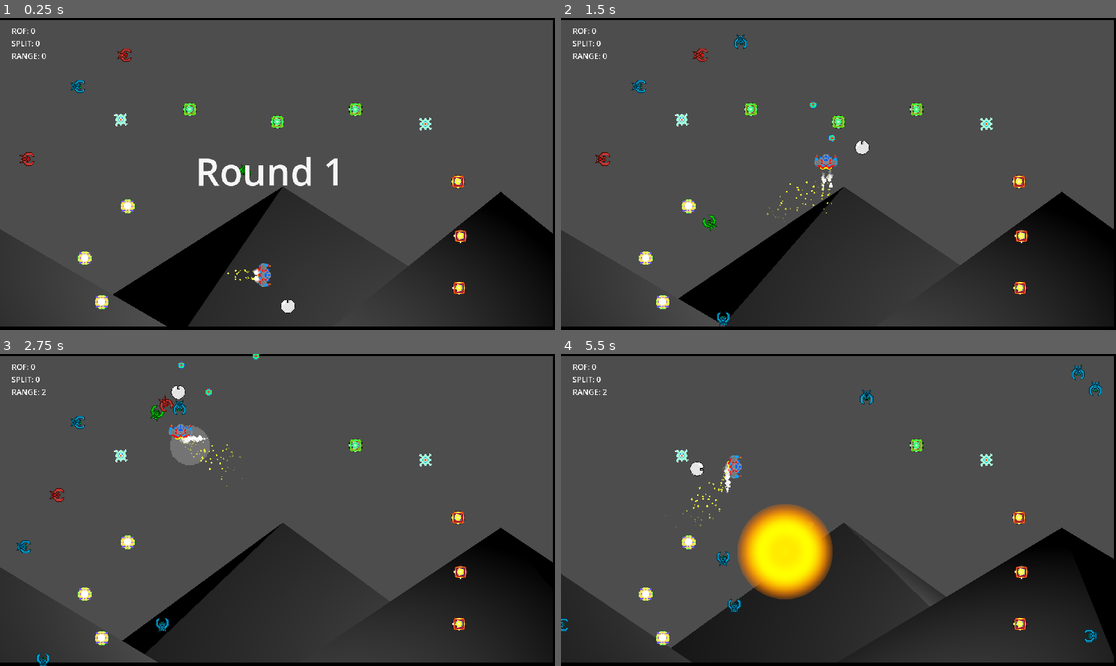
Above: before the commit, frames 1-4 (two rows, left to right).
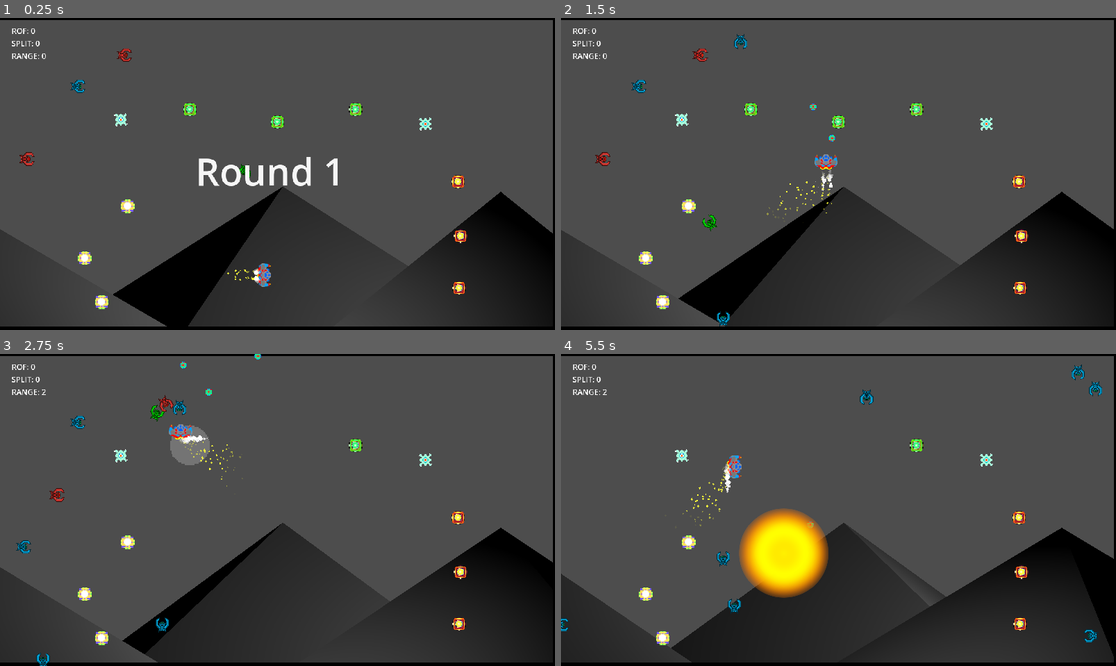
Above: after the commit, the same moments.

Repository: gamkedo-la/AttackStackCharlie
Game: Godot game, scene res://UI/MainMenu/main_menu.tscn
Two runs of this game, one before a commit and one after it. Both use one fixed random seed, a clock stepped at 60 frames per second and the inputs below. Sound files missing from this copy of the repository are replaced by a short silence.
Inputs:
- Up to frame 1 (0.25 s): no input
- Up to frame 2 (1.5 s): hold Space (shoot) 0.53-1.28 s; hold W (move up) from 0.53 s (still down); tap Space (shoot) at 1.35 s
- Up to frame 3 (2.75 s): release W (move up) at 2.03 s; hold A (move left) from 2.03 s (still down); hold Space (shoot) from 2.03 s (still down)
- Up to frame 4 (5.5 s): release Space (shoot) at 2.78 s; tap Space (shoot) at 2.85, 4.35 s; release A (move left) at 3.53 s; hold S (move down) 3.53-4.28 s; hold Space (shoot) 3.53-4.28 s; hold D (move right) 4.28-5.03 s; hold W (move up) from 5.03 s (still down); hold Space (shoot) from 5.03 s (still down)

The runs differ from the first frame. In frame 1, less than 0.1% of the frame differs, in the area x 50-54%, y 90-95%; in frame 2, 0.1%; in frame 3, 0.1%; in frame 4, 1.8%, in the area x 23-49%, y 34-79%.

Commit message:
Migrating common level nodes into a central reusable base WIP

Diff:
--- a/Enemies/EvilCircler.gd
+++ b/Enemies/EvilCircler.gd
@@ -8,7 +8,7 @@
 var targetPos = Vector2()
 
 func _ready():
-	var player_node = get_tree().current_scene.get_node("Player")
+	var player_node = get_tree().current_scene.get_node("EveryLevelReusedStuff/Player")
 	player_node.connect("player_moved", Callable(self, "_on_player_moved"))
 
 func _on_player_moved(new_position):
--- a/Enemies/EvilRusher.gd
+++ b/Enemies/EvilRusher.gd
@@ -8,7 +8,7 @@
 var lastMovingVec = Vector2.RIGHT
 
 func _ready():
-	var player_node = get_tree().current_scene.get_node("Player")
+	var player_node = get_tree().current_scene.get_node("EveryLevelReusedStuff/Player")
 	player_node.connect("player_moved", Callable(self, "_on_player_moved"))
 
 func _on_player_moved(new_position):
--- /dev/null
+++ b/Levels/EveryLevelReusedStuff.tscn
@@ -0,0 +1,101 @@
+[gd_scene load_steps=17 format=3 uid="uid://8kolafukcuow"]
+
+[ext_resource type="PackedScene" uid="uid://cmeqeaa4jto17" path="res://Feedback VFX/ScreenEffects/ScreenDamage/screen_damage_fx.tscn" id="1_se8o5"]
+[ext_resource type="PackedScene" uid="uid://c4hrawof8vra7" path="res://Player/playership.tscn" id="2_5g5ro"]
+[ext_resource type="AudioStream" uid="uid://bmhmaolkrx2v6" path="res://Raw Source Files/AUDIO/SFX/Sx_EnemyWeapon_Basic_Fire_01.wav" id="3_5a2hk"]
+[ext_resource type="AudioStream" uid="uid://bj4vtav3rvrbf" path="res://Raw Source Files/AUDIO/SFX/Sx_EnemyWeapon_Basic_Fire_02.wav" id="4_72tm4"]
+[ext_resource type="AudioStream" uid="uid://dcg0vshpdpwej" path="res://Raw Source Files/AUDIO/SFX/Sx_EnemyWeapon_Basic_Fire_03.wav" id="5_dgeph"]
+[ext_resource type="AudioStream" uid="uid://daisyf1pangp8" path="res://Raw Source Files/AUDIO/SFX/Sx_EnemyWeapon_Basic_Fire_04.wav" id="6_vbcxa"]
+[ext_resource type="AudioStream" uid="uid://dbmr3kql10fa4" path="res://Raw Source Files/AUDIO/SFX/Sx_EnemyWeapon_Basic_Fire_05.wav" id="7_nxbsp"]
+[ext_resource type="AudioStream" uid="uid://qyrtm6b5a4iq" path="res://Raw Source Files/AUDIO/SFX/Sx_EnemyWeapon_Basic_Fire_06.wav" id="8_ikc64"]
+[ext_resource type="AudioStream" uid="uid://c3cra6t72p0p4" path="res://Raw Source Files/AUDIO/SFX/Sx_EnemyWeapon_Basic_Fire_07.wav" id="9_21v47"]
+[ext_resource type="AudioStream" uid="uid://byeot2c34tyb6" path="res://Raw Source Files/AUDIO/SFX/Sx_EnemyWeapon_Basic_Fire_08.wav" id="10_8idhy"]
+[ext_resource type="AudioStream" uid="uid://58f3fauypuul" path="res://Raw Source Files/AUDIO/SFX/Sx_EnemyWeapon_Basic_Fire_09.wav" id="11_18cia"]
+[ext_resource type="AudioStream" uid="uid://dxgt70jp13sar" path="res://Raw Source Files/AUDIO/SFX/Sx_EnemyWeapon_Basic_Fire_10.wav" id="12_y1uoe"]
+
+[sub_resource type="GDScript" id="GDScript_gxu2r"]
+script/source = "extends Node
+
+func trigger_explosion_at_position(position, radius):
+	print(\"Received explosion trigger at: \", position, \" with radius: \", radius)
+	var affected_areas = get_tree().get_nodes_in_group(\"explosion_areas\")
+	for area in affected_areas:
+		if area.global_position.distance_to(position) <= radius and area.get_parent().is_in_group(\"enemies\") and not area.get_parent().exploded:
+			area.get_parent().explode()
+
+func explode_enemy(enemy):
+	enemy.explode()
+	emit_signal(\"enemy_exploded\", enemy.global_position, enemy.explosion_radius)
+"
+
+[sub_resource type="RectangleShape2D" id="RectangleShape2D_82fqj"]
+size = Vector2(1160, 16)
+
+[sub_resource type="RectangleShape2D" id="RectangleShape2D_5ro1f"]
+size = Vector2(16, 671)
+
+[sub_resource type="AudioStreamRandomizer" id="AudioStreamRandomizer_irrt5"]
+random_pitch = 1.5
+streams_count = 10
+stream_0/stream = ExtResource("3_5a2hk")
+stream_0/weight = 1.0
+stream_1/stream = ExtResource("4_72tm4")
+stream_1/weight = 1.0
+stream_2/stream = ExtResource("5_dgeph")
+stream_2/weight = 1.0
+stream_3/stream = ExtResource("6_vbcxa")
+stream_3/weight = 1.0
+stream_4/stream = ExtResource("7_nxbsp")
+stream_4/weight = 1.0
+stream_5/stream = ExtResource("8_ikc64")
+stream_5/weight = 1.0
+stream_6/stream = ExtResource("9_21v47")
+stream_6/weight = 1.0
+stream_7/stream = ExtResource("10_8idhy")
+stream_7/weight = 1.0
+stream_8/stream = ExtResource("11_18cia")
+stream_8/weight = 1.0
+stream_9/stream = ExtResource("12_y1uoe")
+stream_9/weight = 1.0
+
+[node name="EveryLevelReusedStuff" type="Node2D"]
+
+[node name="ExplosionManager" type="Node2D" parent="."]
+script = SubResource("GDScript_gxu2r")
+
+[node name="ScreenDamageFX" parent="." instance=ExtResource("1_se8o5")]
+offset_right = 1152.0
+offset_bottom = 648.0
+
+[node name="Boundaries" type="StaticBody2D" parent="."]
+
+[node name="Top" type="CollisionShape2D" parent="Boundaries"]
+position = Vector2(576, 0)
+shape = SubResource("RectangleShape2D_82fqj")
+
+[node name="Left" type="CollisionShape2D" parent="Boundaries"]
+position = Vector2(8, 320.5)
+shape = SubResource("RectangleShape2D_5ro1f")
+
+[node name="Right" type="CollisionShape2D" parent="Boundaries"]
+position = Vector2(1152, 324)
+shape = SubResource("RectangleShape2D_5ro1f")
+
+[node name="Bottom" type="CollisionShape2D" parent="Boundaries"]
+position = Vector2(580, 648)
+shape = SubResource("RectangleShape2D_82fqj")
+
+[node name="Player" parent="." instance=ExtResource("2_5g5ro")]
+position = Vector2(550, 534)
+
+[node name="SX_PlayShootBasic" type="AudioStreamPlayer" parent="Player"]
+stream = SubResource("AudioStreamRandomizer_irrt5")
+
+[node name="PlayerUpgradeStatus" type="Label" parent="."]
+offset_left = 24.0
+offset_top = 15.0
+offset_right = 168.0
+offset_bottom = 85.0
+text = "ROF: 0
+SPLIT: 0
+RANGE: 0"
--- a/Levels/MainPlay.tscn
+++ b/Levels/MainPlay.tscn
@@ -1,93 +1,26 @@
-[gd_scene load_steps=29 format=3 uid="uid://degldynxe05sf"]
+[gd_scene load_steps=14 format=3 uid="uid://degldynxe05sf"]
 
 [ext_resource type="Script" path="res://Levels/MainPlay.gd" id="1_h7xv5"]
-[ext_resource type="PackedScene" uid="uid://c4hrawof8vra7" path="res://Player/playership.tscn" id="1_kdrlo"]
-[ext_resource type="AudioStream" uid="uid://bmhmaolkrx2v6" path="res://Raw Source Files/AUDIO/SFX/Sx_EnemyWeapon_Basic_Fire_01.wav" id="2_3rgrb"]
 [ext_resource type="PackedScene" uid="uid://chy58la7p4ca2" path="res://Powerups/UpgradeShot_Split.tscn" id="2_4aj01"]
 [ext_resource type="PackedScene" uid="uid://lmcwu5px8yv" path="res://Powerups/UpgradeShot_ROF.tscn" id="3_agxoh"]
-[ext_resource type="AudioStream" uid="uid://bj4vtav3rvrbf" path="res://Raw Source Files/AUDIO/SFX/Sx_EnemyWeapon_Basic_Fire_02.wav" id="3_h5qtx"]
 [ext_resource type="Script" path="res://Models/3dspin.gd" id="4_6wt8j"]
-[ext_resource type="AudioStream" uid="uid://dcg0vshpdpwej" path="res://Raw Source Files/AUDIO/SFX/Sx_EnemyWeapon_Basic_Fire_03.wav" id="4_fp1pw"]
-[ext_resource type="AudioStream" uid="uid://daisyf1pangp8" path="res://Raw Source Files/AUDIO/SFX/Sx_EnemyWeapon_Basic_Fire_04.wav" id="5_yoosd"]
-[ext_resource type="AudioStream" uid="uid://dbmr3kql10fa4" path="res://Raw Source Files/AUDIO/SFX/Sx_EnemyWeapon_Basic_Fire_05.wav" id="6_uc5j8"]
-[ext_resource type="AudioStream" uid="uid://qyrtm6b5a4iq" path="res://Raw Source Files/AUDIO/SFX/Sx_EnemyWeapon_Basic_Fire_06.wav" id="7_4ysgg"]
-[ext_resource type="AudioStream" uid="uid://c3cra6t72p0p4" path="res://Raw Source Files/AUDIO/SFX/Sx_EnemyWeapon_Basic_Fire_07.wav" id="8_4tdnv"]
-[ext_resource type="AudioStream" uid="uid://byeot2c34tyb6" path="res://Raw Source Files/AUDIO/SFX/Sx_EnemyWeapon_Basic_Fire_08.wav" id="9_rk8mk"]
-[ext_resource type="AudioStream" uid="uid://58f3fauypuul" path="res://Raw Source Files/AUDIO/SFX/Sx_EnemyWeapon_Basic_Fire_09.wav" id="10_a6mra"]
-[ext_resource type="AudioStream" uid="uid://dxgt70jp13sar" path="res://Raw Source Files/AUDIO/SFX/Sx_EnemyWeapon_Basic_Fire_10.wav" id="11_m2ddn"]
 [ext_resource type="Script" path="res://Enemies/EnemyEdgeSpawning.gd" id="13_fc6v7"]
 [ext_resource type="PackedScene" uid="uid://cj7rg0xhytvee" path="res://Enemies/EvilSpikes.tscn" id="14_s5mp3"]
 [ext_resource type="PackedScene" uid="uid://d12rmco0pfhyc" path="res://Enemies/EvilCircler.tscn" id="15_nh14u"]
 [ext_resource type="PackedScene" uid="uid://b84bpkxpn18yb" path="res://Powerups/UpgradeShot_Range.tscn" id="16_kxsc8"]
 [ext_resource type="PackedScene" uid="uid://0xcemwtyox3a" path="res://Models/pyramid.glb" id="19_dciw2"]
 [ext_resource type="PackedScene" uid="uid://cfc6nu2yaw6cd" path="res://Enemies/EvilSlider.tscn" id="19_vgg0c"]
-[ext_resource type="PackedScene" uid="uid://cmeqeaa4jto17" path="res://Feedback VFX/ScreenEffects/ScreenDamage/screen_damage_fx.tscn" id="21_0ohrw"]
 [ext_resource type="PackedScene" uid="uid://ctoiuwlmdykfy" path="res://Player/playerdrone.tscn" id="23_v43me"]
 [ext_resource type="PackedScene" uid="uid://b87ldi225us4h" path="res://Enemies/EvilRusher.tscn" id="24_y3ag5"]
-
-[sub_resource type="AudioStreamRandomizer" id="AudioStreamRandomizer_hpqqt"]
-random_pitch = 1.5
-streams_count = 10
-stream_0/stream = ExtResource("2_3rgrb")
-stream_0/weight = 1.0
-stream_1/stream = ExtResource("3_h5qtx")
-stream_1/weight = 1.0
-stream_2/stream = ExtResource("4_fp1pw")
-stream_2/weight = 1.0
-stream_3/stream = ExtResource("5_yoosd")
-stream_3/weight = 1.0
-stream_4/stream = ExtResource("6_uc5j8")
-stream_4/weight = 1.0
-stream_5/stream = ExtResource("7_4ysgg")
-stream_5/weight = 1.0
-stream_6/stream = ExtResource("8_4tdnv")
-stream_6/weight = 1.0
-stream_7/stream = ExtResource("9_rk8mk")
-stream_7/weight = 1.0
-stream_8/stream = ExtResource("10_a6mra")
-stream_8/weight = 1.0
-stream_9/stream = ExtResource("11_m2ddn")
-stream_9/weight = 1.0
-
-[sub_resource type="RectangleShape2D" id="RectangleShape2D_c8lp0"]
-size = Vector2(1160, 16)
-
-[sub_resource type="RectangleShape2D" id="RectangleShape2D_ioben"]
-size = Vector2(16, 671)
-
-[sub_resource type="GDScript" id="GDScript_qyxo7"]
-script/source = "extends Node
-
-func trigger_explosion_at_position(position, radius):
-	print(\"Received explosion trigger at: \", position, \" with radius: \", radius)
-	var affected_areas = get_tree().get_nodes_in_group(\"explosion_areas\")
-	for area in affected_areas:
-		if area.global_position.distance_to(position) <= radius and area.get_parent().is_in_group(\"enemies\") and not area.get_parent().exploded:
-			area.get_parent().explode()
-
-func explode_enemy(enemy):
-	enemy.explode()
-	emit_signal(\"enemy_exploded\", enemy.global_position, enemy.explosion_radius)
-"
+[ext_resource type="PackedScene" uid="uid://8kolafukcuow" path="res://Levels/EveryLevelReusedStuff.tscn" id="25_2mljl"]
 
 [node name="MainPlay" type="Node2D"]
 process_mode = 1
 script = ExtResource("1_h7xv5")
 
-[node name="PlayerUpgradeStatus" type="Label" parent="."]
-offset_left = 24.0
-offset_top = 15.0
-offset_right = 168.0
-offset_bottom = 85.0
-text = "ROF: 0
-SPLIT: 0
-RANGE: 0"
-
-[node name="Player" parent="." instance=ExtResource("1_kdrlo")]
-position = Vector2(550, 534)
-
-[node name="SX_PlayShootBasic" type="AudioStreamPlayer" parent="Player"]
-stream = SubResource("AudioStreamRandomizer_hpqqt")
+[node name="Playerdrone" parent="." instance=ExtResource("23_v43me")]
+visible = false
+position = Vector2(526, 392)
 
 [node name="Enemies" type="Node2D" parent="."]
 script = ExtResource("13_fc6v7")
@@ -101,23 +34,14 @@
 [node name="EvilCircler" parent="Enemies" instance=ExtResource("15_nh14u")]
 position = Vector2(508, 261)
 
-[node name="Boundaries" type="StaticBody2D" parent="."]
+[node name="EvilSlider" parent="Enemies" instance=ExtResource("19_vgg0c")]
+position = Vector2(162, 142)
 
-[node name="Top" type="CollisionShape2D" parent="Boundaries"]
-position = Vector2(576, 0)
-shape = SubResource("RectangleShape2D_c8lp0")
+[node name="EvilRusher" parent="Enemies" instance=ExtResource("24_y3ag5")]
+position = Vector2(50, 293)
 
-[node name="Left" type="CollisionShape2D" parent="Boundaries"]
-position = Vector2(8, 320.5)
-shape = SubResource("RectangleShape2D_ioben")
-
-[node name="Right" type="CollisionShape2D" parent="Boundaries"]
-position = Vector2(1152, 324)
-shape = SubResource("RectangleShape2D_ioben")
-
-[node name="Bottom" type="CollisionShape2D" parent="Boundaries"]
-position = Vector2(580, 648)
-shape = SubResource("RectangleShape2D_c8lp0")
+[node name="EvilRusher2" parent="Enemies" instance=ExtResource("24_y3ag5")]
+position = Vector2(252, 77)
 
 [node name="PowerupsTest" type="Node2D" parent="."]
 
@@ -185,36 +109,21 @@
 [node name="UpgradeShot_Range5" parent="3D background scene" instance=ExtResource("16_kxsc8")]
 position = Vector2(738, 190)
 
-[node name="EvilSlider" parent="." instance=ExtResource("19_vgg0c")]
-position = Vector2(162, 142)
-
-[node name="pyramid" parent="." instance=ExtResource("19_dciw2")]
+[node name="pyramid" parent="3D background scene" instance=ExtResource("19_dciw2")]
 transform = Transform3D(3.3, 2.34407e-07, -1.64176e-08, 1.18451e-08, 0.0643289, 3.29937, 2.34682e-07, -3.29937, 0.0643289, -5.49494, -57.1865, 17.7236)
 script = ExtResource("4_6wt8j")
 spinZ = 1
 
-[node name="pyramid3" parent="." instance=ExtResource("19_dciw2")]
+[node name="pyramid3" parent="3D background scene" instance=ExtResource("19_dciw2")]
 transform = Transform3D(1.18001, -8.6111e-08, 2.92063, -2.92063, -1.27665e-07, 1.18001, 8.6111e-08, -3.15, -1.27665e-07, 17.8922, -108.064, 17.7236)
 script = ExtResource("4_6wt8j")
 spinZ = 1
 
-[node name="pyramid2" parent="." instance=ExtResource("19_dciw2")]
+[node name="pyramid2" parent="3D background scene" instance=ExtResource("19_dciw2")]
 transform = Transform3D(2.12132, -3.84083e-08, 2.12132, -2.12132, -9.27259e-08, 2.12132, 3.84083e-08, -3, -9.27259e-08, 31.8664, -16.4184, 17.7236)
 script = ExtResource("4_6wt8j")
 spinZ = 1
 
-[node name="ScreenDamageFX" parent="." instance=ExtResource("21_0ohrw")]
-offset_right = 1152.0
-offset_bottom = 648.0
+[node name="EveryLevelReusedStuff" parent="." instance=ExtResource("25_2mljl")]
 
-[node name="ExplosionManager" type="Node2D" parent="."]
-script = SubResource("GDScript_qyxo7")
-
-[node name="Playerdrone" parent="." instance=ExtResource("23_v43me")]
-position = Vector2(526, 392)
-
-[node name="EvilRusher" parent="." instance=ExtResource("24_y3ag5")]
-position = Vector2(50, 293)
-
-[node name="EvilRusher2" parent="." instance=ExtResource("24_y3ag5")]
-position = Vector2(252, 77)
+[editable path="EveryLevelReusedStuff"]
--- a/Player/player.gd
+++ b/Player/player.gd
@@ -1,7 +1,7 @@
 extends CharacterBody2D
 # based on code from tutorial at https://www.youtube.com/watch?v=AHK5aQ7xvH8
 
-@onready var player_upgrade_status = $"../PlayerUpgradeStatus"
+@onready var player_upgrade_status = get_tree().current_scene.get_node("EveryLevelReusedStuff/PlayerUpgradeStatus")
 signal player_moved(new_position)
 signal player_turned(new_facing)
 signal player_fired(ship)
--- a/Player/playerdrone.gd
+++ b/Player/playerdrone.gd
@@ -11,7 +11,7 @@
 var drone_facing = Vector2()
 
 func _ready():
-	var player_node = get_tree().current_scene.get_node("Player")
+	var player_node = get_tree().current_scene.get_node("EveryLevelReusedStuff/Player")
 	player_node.connect("player_moved", Callable(self, "_on_player_moved"))
 	player_node.connect("player_turned", Callable(self, "_on_player_turned"))
 	player_node.connect("player_fired", Callable(self, "_on_player_fired"))
Renamed: Enemies/EvilCircler.png -> Enemies/outdated_placeholder_sprites/EvilCircler.png
Not shown, added: Enemies/outdated_placeholder_sprites/EvilCircler.png.import
Renamed: Enemies/EvilRusher.png -> Enemies/outdated_placeholder_sprites/EvilRusher.png
Not shown, added: Enemies/outdated_placeholder_sprites/EvilRusher.png.import
Renamed: Enemies/EvilSlider.png -> Enemies/outdated_placeholder_sprites/EvilSlider.png
Not shown, added: Enemies/outdated_placeholder_sprites/EvilSlider.png.import
